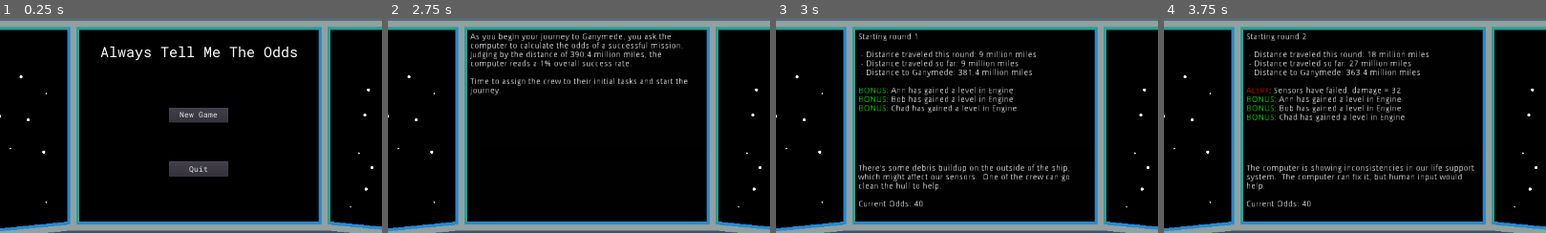
Above: before the commit, frames 1-4 (left to right).
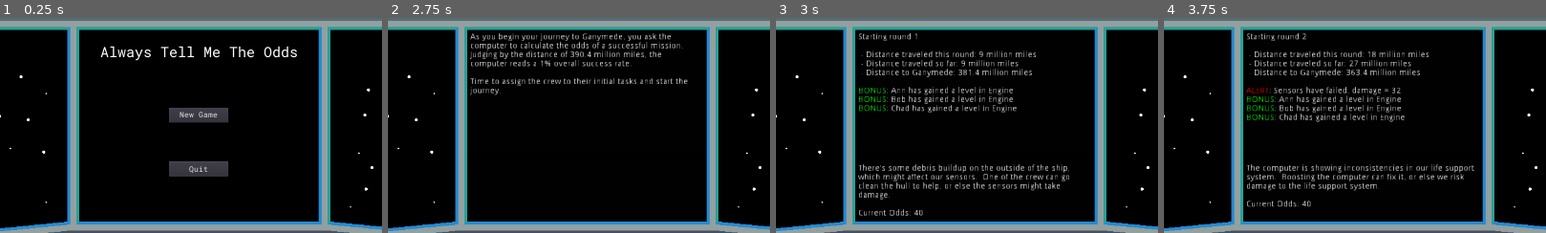
Above: after the commit, the same moments.

Repository: cparlette/alwaystellmetheodds
Game: Godot game, scene res://MainMenu.tscn
The game is run twice, just before and just after one commit, with the same random seed, the same clock (stepped at 60 frames per second) and the same inputs.
Inputs (mouse positions are % of the whole screen's width and height, from its top left):
- Up to frame 1 (0.25 s): no input
- Up to frame 2 (2.75 s): click "New Game" at 0.5 s; click (54, 16) at 1.27 s; type "Alex" at 1.35 s; click "Start" at 2 s
- Up to frame 3 (3 s): click "New Round" at 2.75 s
- Up to frame 4 (3.75 s): click "New Round" at 3.5 s
The pictures show only the part of the screen within x 24-74%, y 0-50%; the shares and areas given below are measured in that part.

Frames 1-2 are identical in both runs. In frame 3, 0.9% of the frame differs, in the area x 21-75%, y 76-92%; in frame 4, 1.2%, in the area x 21-79%, y 72-81%.

Commit message:
Made the event text clearer

Diff:
--- a/MainMenu.tscn
+++ b/MainMenu.tscn
@@ -34,7 +34,6 @@
 }
 
 [node name="NewGameMenu" type="Control" parent="."]
-visible = false
 margin_right = 40.0
 margin_bottom = 40.0
 __meta__ = {
@@ -64,6 +63,7 @@
 }
 
 [node name="EnterNameMenu" type="Control" parent="."]
+visible = false
 margin_left = 440.0
 margin_top = 100.0
 margin_right = 840.0
--- a/globals.gd
+++ b/globals.gd
@@ -53,37 +53,37 @@
 
 var randomEvents = {
 	0: {
-		"text": "Sir, we are approaching an asteroid belt.  Putting a crew member on navigation should help us avoid collisions.  If any of those rocks hit us, we're going to take some damage",
+		"text": "Sir, we are approaching an asteroid belt.  Boosting navigation should help us avoid collisions.  If any of those rocks hit us, our hull is going to take some damage",
 		"helpingModule": MODULE_TYPE.NAVIGATION,
 		"startingOdds": 40,
 		"failure": {"moduleId": MODULE_TYPE.HULL, "failText": "[color=red]ALERT[/color]: Asteroids strike the hull, damage = "}
 	},
 	1: {
-		"text": "The computer is showing inconsistencies in our life support system.  The computer can fix it, but human input would help.",
+		"text": "The computer is showing inconsistencies in our life support system.  Boosting the computer can fix it, or else we risk damage to the life support system.",
 		"helpingModule": MODULE_TYPE.COMPUTER,
 		"startingOdds": 40,
 		"failure": {"moduleId": MODULE_TYPE.LIFE_SUPPORT, "failText": "[color=red]ALERT[/color]: Life Support system failure, damage = "}
 	},
 	2: {
-		"text": "There's some debris buildup on the outside of the ship, which might affect our sensors.  One of the crew can go clean the hull to help.",
+		"text": "There's some debris buildup on the outside of the ship, which might affect our sensors.  One of the crew can go clean the hull to help, or else the sensors might take damage.",
 		"helpingModule": MODULE_TYPE.HULL,
 		"startingOdds": 40,
 		"failure": {"moduleId": MODULE_TYPE.SENSORS, "failText": "[color=red]ALERT[/color]: Sensors have failed, damage = "}
 	},
 	3: {
-		"text": "We're seeing some potential anomalies in the nav system.  More engine power can help recalibrate the bearings.",
+		"text": "We're seeing some potential anomalies in the nav system.  More engine boost can recalibrate the bearings and prevent navigation problems.",
 		"helpingModule": MODULE_TYPE.ENGINE,
 		"startingOdds": 40,
 		"failure": {"moduleId": MODULE_TYPE.NAVIGATION, "failText": "[color=red]ALERT[/color]: Damage to the navigation module, damage = "}
 	},
 	4: {
-		"text": "The engine is overheating and leaking CO2.  Additional life support can help counteract the potential damage to the engine.",
+		"text": "The engine is overheating and leaking CO2.  Boosting life support can help counteract the potential damage to the engine.",
 		"helpingModule": MODULE_TYPE.LIFE_SUPPORT,
 		"startingOdds": 40,
 		"failure": {"moduleId": MODULE_TYPE.ENGINE, "failText": "[color=red]ALERT[/color]: Engine power decreased, damage = "}
 	},
 	5: {
-		"text": "Our computers are reporting a potential malfunction.  A crewmember can help find the root cause using the sensors.",
+		"text": "Our computers are reporting a potential malfunction.  A crewmember can help find the root cause by boosting the sensors.",
 		"helpingModule": MODULE_TYPE.SENSORS,
 		"startingOdds": 40,
 		"failure": {"moduleId": MODULE_TYPE.COMPUTER, "failText": "[color=red]ALERT[/color]: Computer system failure, damage = "}
